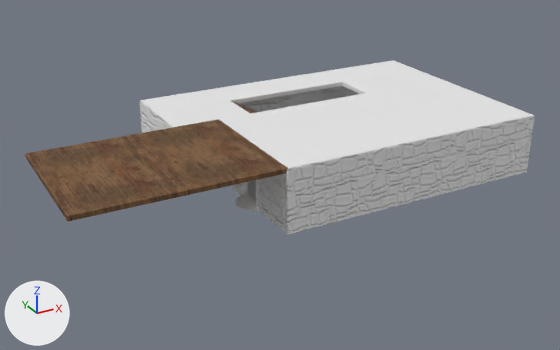
An edit to the FBX model Assets/_Root/Models/Environment/Headquarters/HQ1.fbx, drawn before and after from the same camera.
Camera for both pictures: a camera (50 mm lens) standing at (-33.3, -52.8, 26.9) and looking at (-3.8, 0.9, 0.0). Arrows for +X, +Y and +Z are at lower left; the lights stay in place. The first picture is the older version. Where no turn or scale is listed for an object, it has been applied to the vertices.
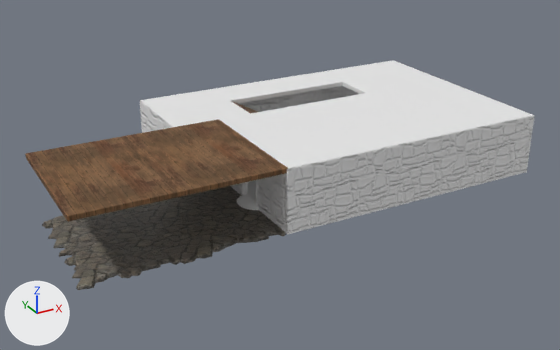
Pixel boxes [x1, y1, x2, y2] of what changed, in the pictures (560 x 350 px):
```json
{"object": "Plane.020", "change": "added", "after": [42, 186, 286, 290]}
```

The change, as JSON lines over the scene's bpy script:
```json
{"op": "add", "block": "img_stonefloor_basecolor_png", "code": ["img_stonefloor_basecolor_png = load_image('StoneFloor_Basecolor.png', 'StoneFloor_Basecolor.png', 1024, 1024, 'sRGB')"]}
{"op": "add", "block": "img_stonefloor_normal_png", "code": ["img_stonefloor_normal_png = load_image('StoneFloor_Normal.png', 'StoneFloor_Normal.png', 1024, 1024, 'Non-Color')"]}
{"op": "add", "block": "mat_stonefloor", "code": ["mat_stonefloor = bpy.data.materials.new('StoneFloor')", "# uses the picture img_stonefloor_basecolor_png", "# uses the picture img_stonefloor_normal_png"]}
{"op": "add", "block": "me_headfloor_013", "code": ["me_headfloor_013 = bpy.data.meshes.new('HeadFloor.013')", "me_headfloor_013.from_pydata(...)  # 284 vertices, 189 faces; spans x -7.9..8.0, y -6.0..6.0, z -0.1..0.2", "me_headfloor_013.materials.append(mat_stonefloor)"]}
{"op": "add", "block": "ob_plane_020", "code": ["ob_plane_020 = bpy.data.objects.new('Plane.020', me_headfloor_013)", "ob_plane_020.location = (-16.0, -2.0, -0.59)"]}
```
